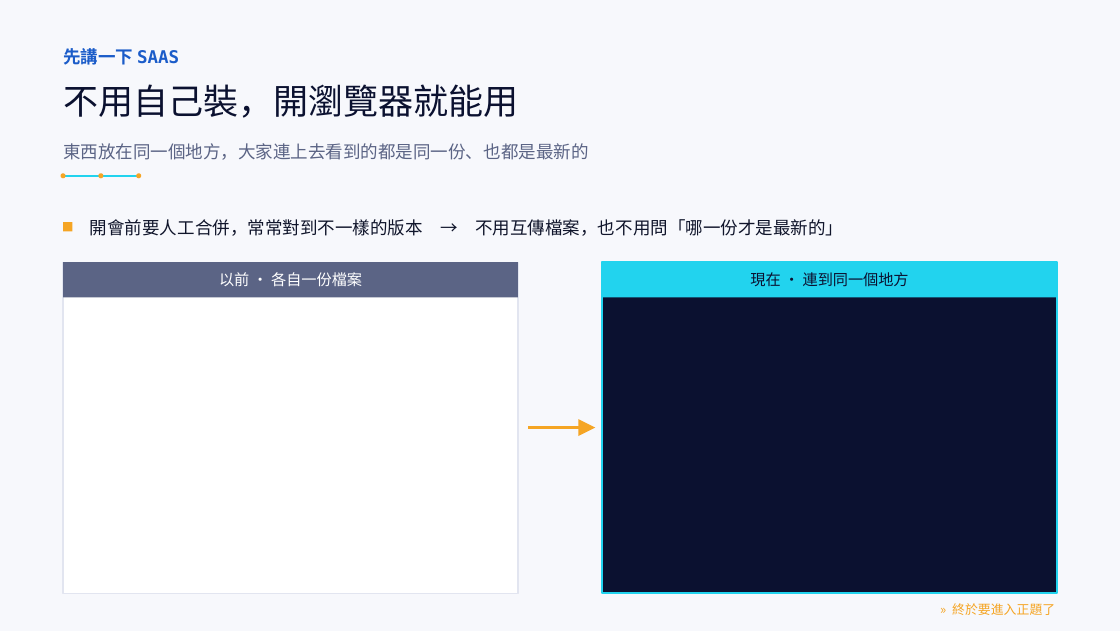
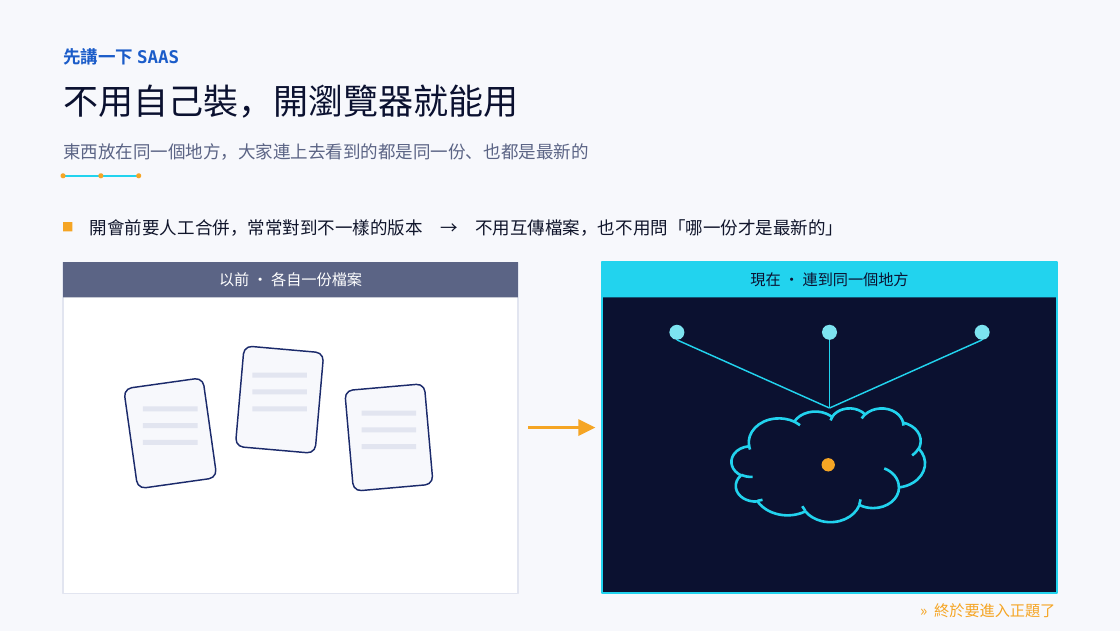
Before and after one commit to LinGaOscar/Spring-MissionBoard, a slide deck: slide 4 of docs/專案介紹.pptx. Drawn at 1120x631 pixels with LibreOffice and Linux fonts; fonts in the diff are those of the drawing. Boxes give left, top, right and bottom in pixels: in the first picture for what was removed or moved away, otherwise in the second. Text is boxed around its words. In the diff, an @@ line names an element or a change of style, - is before the commit and + after.

```diff
--- a/docs/專案介紹.pptx
+++ b/docs/專案介紹.pptx
@@ ellipse added at <box>669,325,684,340</box>, fill #7DE3F0 @@
@@ ellipse added at <box>822,325,837,340</box>, fill #7DE3F0 @@
@@ ellipse added at <box>975,325,990,340</box>, fill #7DE3F0 @@
@@ rounded rectangle added at <box>235,346,324,453</box>, fill #F7F8FC, outline #1B2A6B 1.25 pt @@
@@ line added from (677, 340) to (829, 408), #22D3EE 1.25 pt @@
@@ line added from (830, 340) to (830, 408), #22D3EE 1.25 pt @@
@@ line added from (982, 340) to (830, 408), #22D3EE 1.25 pt @@
@@ rounded rectangle added at <box>124,378,217,489</box>, fill #F7F8FC, outline #1B2A6B 1.25 pt @@
@@ rectangle added at <box>252,372,307,378</box>, fill #E2E5F0 @@
@@ rectangle added at <box>252,389,307,394</box>, fill #E2E5F0 @@
@@ rounded rectangle added at <box>345,383,433,491</box>, fill #F7F8FC, outline #1B2A6B 1.25 pt @@
@@ rectangle added at <box>143,406,198,411</box>, fill #E2E5F0 @@
@@ rectangle added at <box>252,406,307,411</box>, fill #E2E5F0 @@
@@ rectangle added at <box>362,410,416,415</box>, fill #E2E5F0 @@
@@ freeform shape added at <box>732,408,925,521</box>, outline #22D3EE 2.25 pt @@
@@ freeform shape added at <box>741,414,918,510</box>, outline #22D3EE 2.25 pt @@
@@ rectangle added at <box>143,423,198,428</box>, fill #E2E5F0 @@
@@ rectangle added at <box>143,440,198,445</box>, fill #E2E5F0 @@
@@ rectangle added at <box>362,427,416,432</box>, fill #E2E5F0 @@
@@ rectangle added at <box>362,444,416,449</box>, fill #E2E5F0 @@
@@ ellipse added at <box>822,458,835,472</box>, fill #F5A524 @@
@@ text "» 終於要進入正題了" at <box>934,603,1055,618</box>: size 11 to 13 pt @@
```
Also in this commit, not shown: 23 other slides changed, 3 slides removed.
